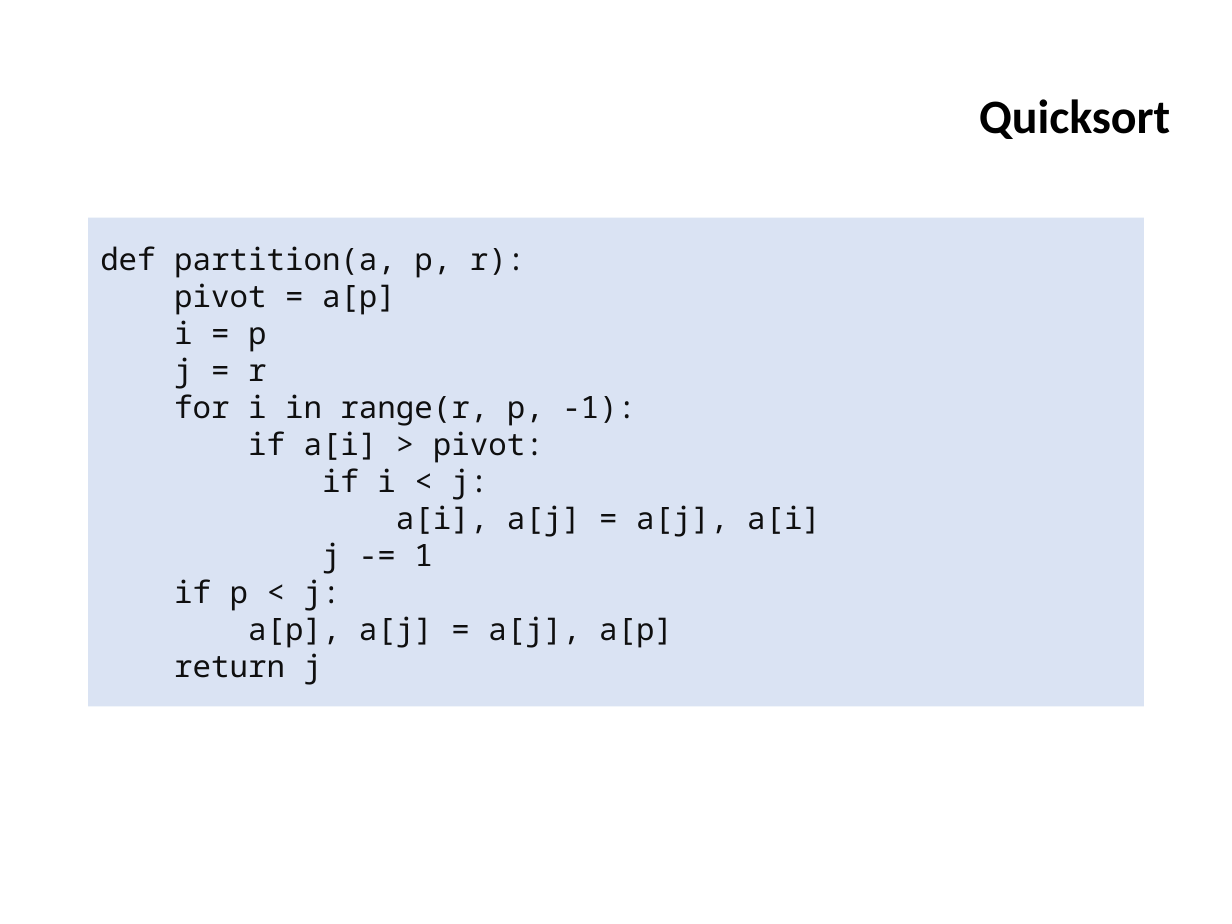
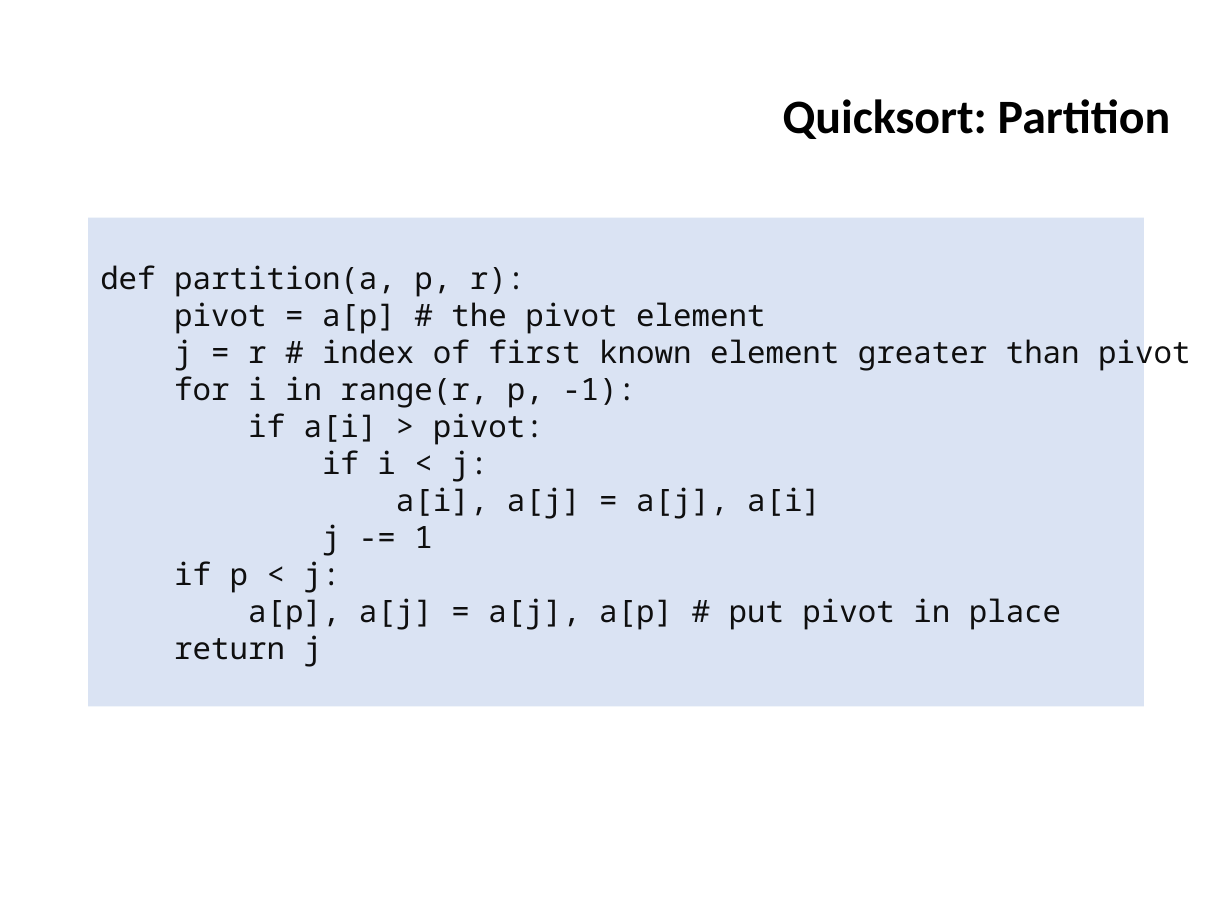
Before and after one commit to ifromm/dsa, a slide deck: slide 23 of slides/unit_2_quicksort.pptx (slide 22 before the commit). Drawn at 1232x924 pixels with LibreOffice and Linux fonts; fonts in the diff are those of the drawing; background and template pictures are left out. Boxes give left, top, right and bottom in pixels: in the first picture for what was removed or moved away, otherwise in the second. Text is boxed around its words. In the diff, an @@ line names an element or a change of style, - is before the commit and + after.

Commit message:
Update

```diff
--- a/slides/unit_2_quicksort.pptx
+++ b/slides/unit_2_quicksort.pptx
@@ title at [783, 99, 1171, 139]: text changed @@
-Quicksort
+Quicksort: Partition
@@ text in rectangle at [174, 302, 1190, 371]: text changed @@
-pivot = a[p]
-i = p
-j = r
+pivot = a[p] # the pivot element
+j = r # index of first known element greater than pivot
@@ text in rectangle at [248, 598, 1061, 630]: text changed @@
-a[p], a[j] = a[j], a[p]
+a[p], a[j] = a[j], a[p] # put pivot in place
```
Also in this commit, not shown: 4 other slides changed, 1 slide added.
